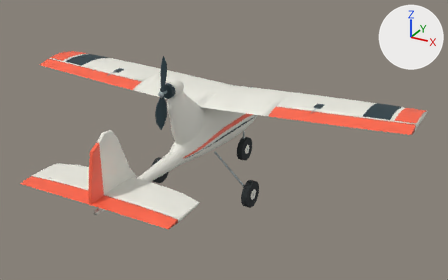
Before and after pictures for a commit that changed the glTF model web/assets/models/rift-s75.glb.
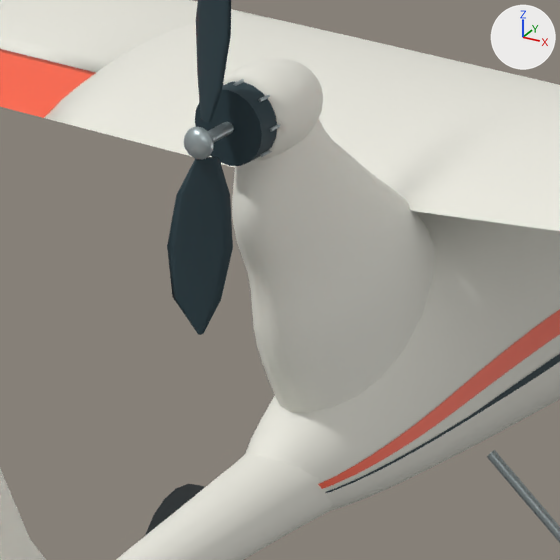
Each version appears first whole from a 50 mm camera at (0.543, -0.924, 0.459) aimed at (0.057, -0.039, 0.017), and next in a close-up on the part from 28% to 51% of the width and 24% to 61% of the height. Arrows for +X, +Y and +Z are at upper right; the lights stay in place. The last two pictures show the newer version. Where no turn or scale is listed for an object, it has been applied to the vertices. Vertices at exactly the same position are counted once.

The first close-up shows 'S75_aileron_panel', 'S75_static_shell_0', 'S75_static_shell_2', 'S75_static_shell_3', 'S75_static_shell_4', 'S75_static_shell_5', 'S75_twisted_pusher_blade', 'S75_twisted_pusher_blade.001'.
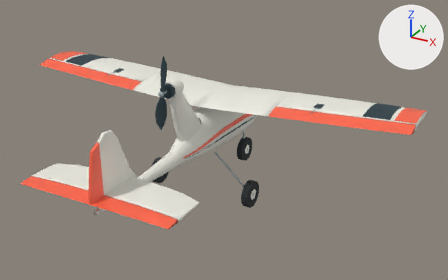
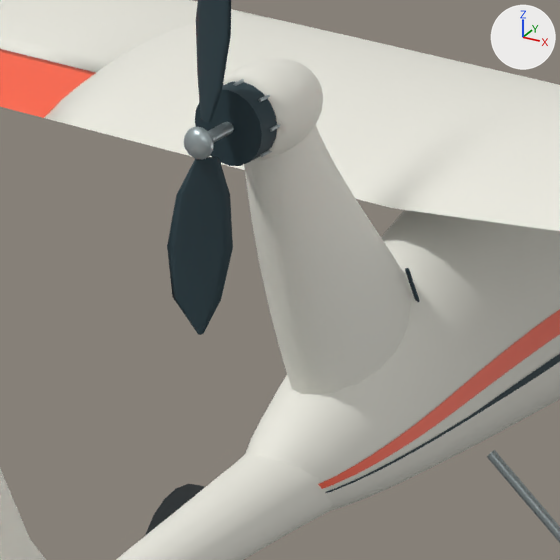
Pixel boxes [x1, y1, x2, y2] of what changed, in the close-ups (560 x 560 px; the box of a moved part takes in the faces that stretch with it):
part 1 of me_mesh_6, moved or reshaped
    before: [232, 118, 435, 413]
    after: [244, 124, 412, 395]

Diff of the bpy script that builds the scene:
```diff
--- a/web/assets/models/rift-s75.glb.py
+++ b/web/assets/models/rift-s75.glb.py
@@ me_mesh_6 @@
 me_mesh_6.from_pydata(...)  # 3009 vertices, 5858 faces; spans x -0.375..0.375, y -0.325..0.215, z -0.1..0.139
 # used by ob_s75_static_shell_0; location = (0.0, 0.0, 0.0)
+# me_mesh_6 part 1: 392 of 3009 vertices moved; they spanned x -0.017..0.017, y -0.126..-0.012, z 0.001..0.125 and now span x -0.016..0.016, y -0.118..-0.014, z 0.001..0.125; mean shift (0.0, -0.003, 0.0); largest move (0.0, -0.022, 0.06) -> (0.0, -0.047, 0.06)
 me_mesh_6.materials.append(mat_material_2)
```
